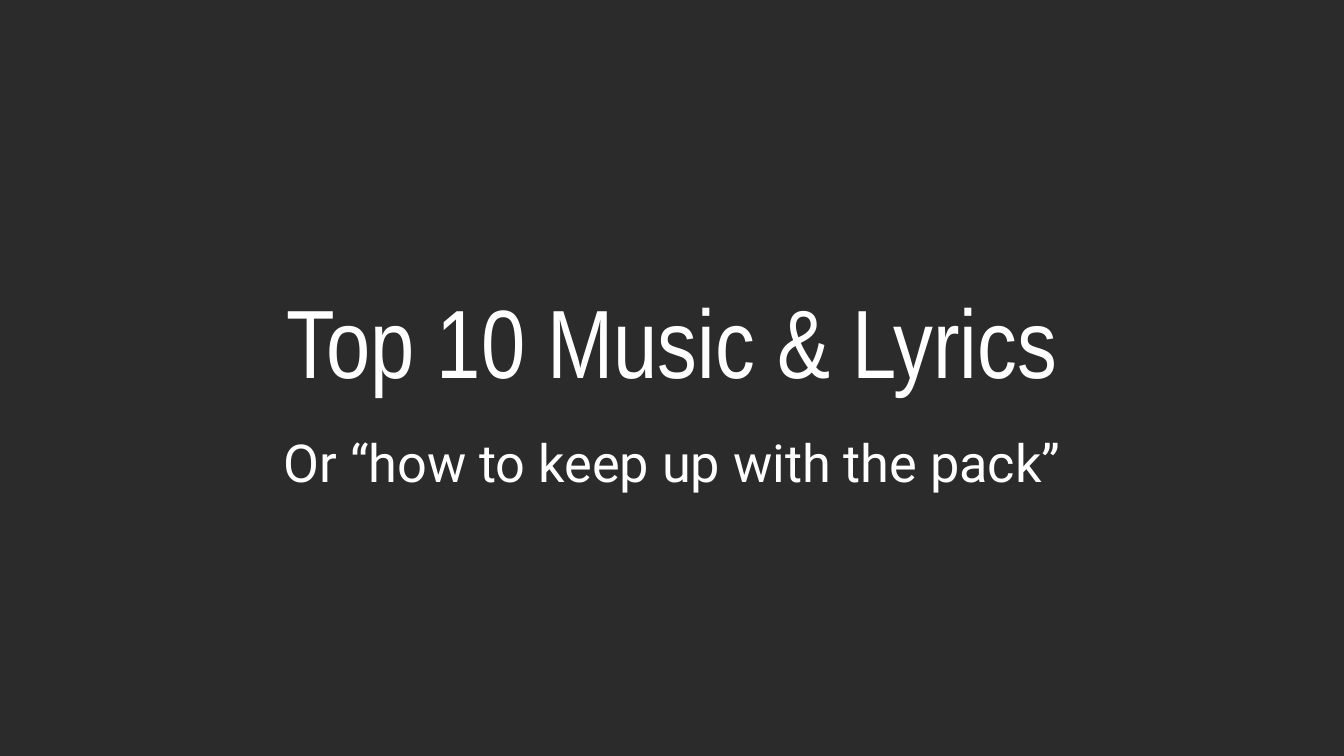
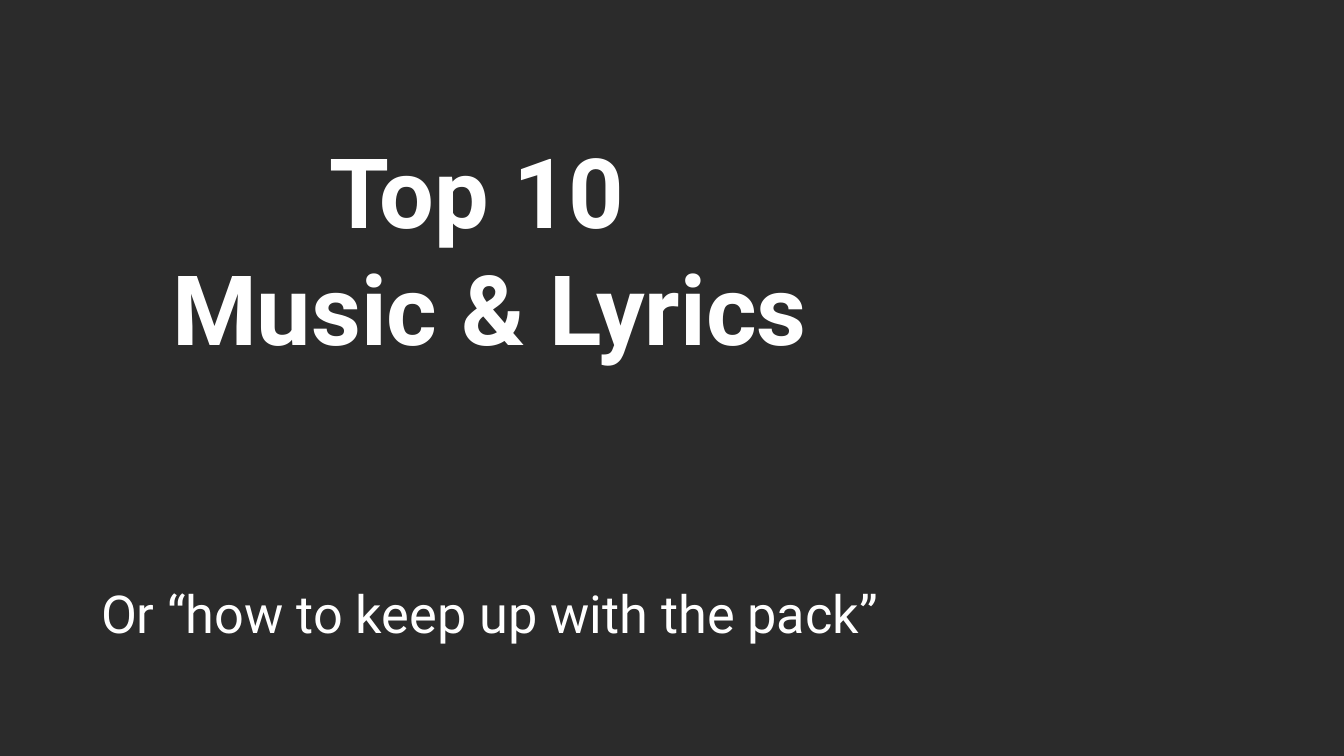
Before and after one commit to rschragger/MAR, a slide deck: slide 1 of project/MAR Project-Presentation.pptx. Drawn at 1344x756 pixels with LibreOffice and Linux fonts; fonts in the diff are those of the drawing; background and template pictures are left out; a plain dark background stands for a picture behind light text. Boxes give left, top, right and bottom in pixels: in the first picture for what was removed or moved away, otherwise in the second. Text is boxed around its words. In the diff, an @@ line names an element or a change of style, - is before the commit and + after.

```diff
--- a/project/MAR Project-Presentation.pptx
+++ b/project/MAR Project-Presentation.pptx
@@ title "Top 10 Music & Lyrics" at [172,158,806,366]: font Arial Narrow to Roboto, bold on @@
@@ subtitle "Or “how to keep up ...": place and size @@
-subtitle "Or “how to keep up ..." at [284,442,1060,493]
+subtitle "Or “how to keep up ..." at [101,593,878,644]
```
Also in this commit, not shown: 2 other slides changed, 1 other file.
